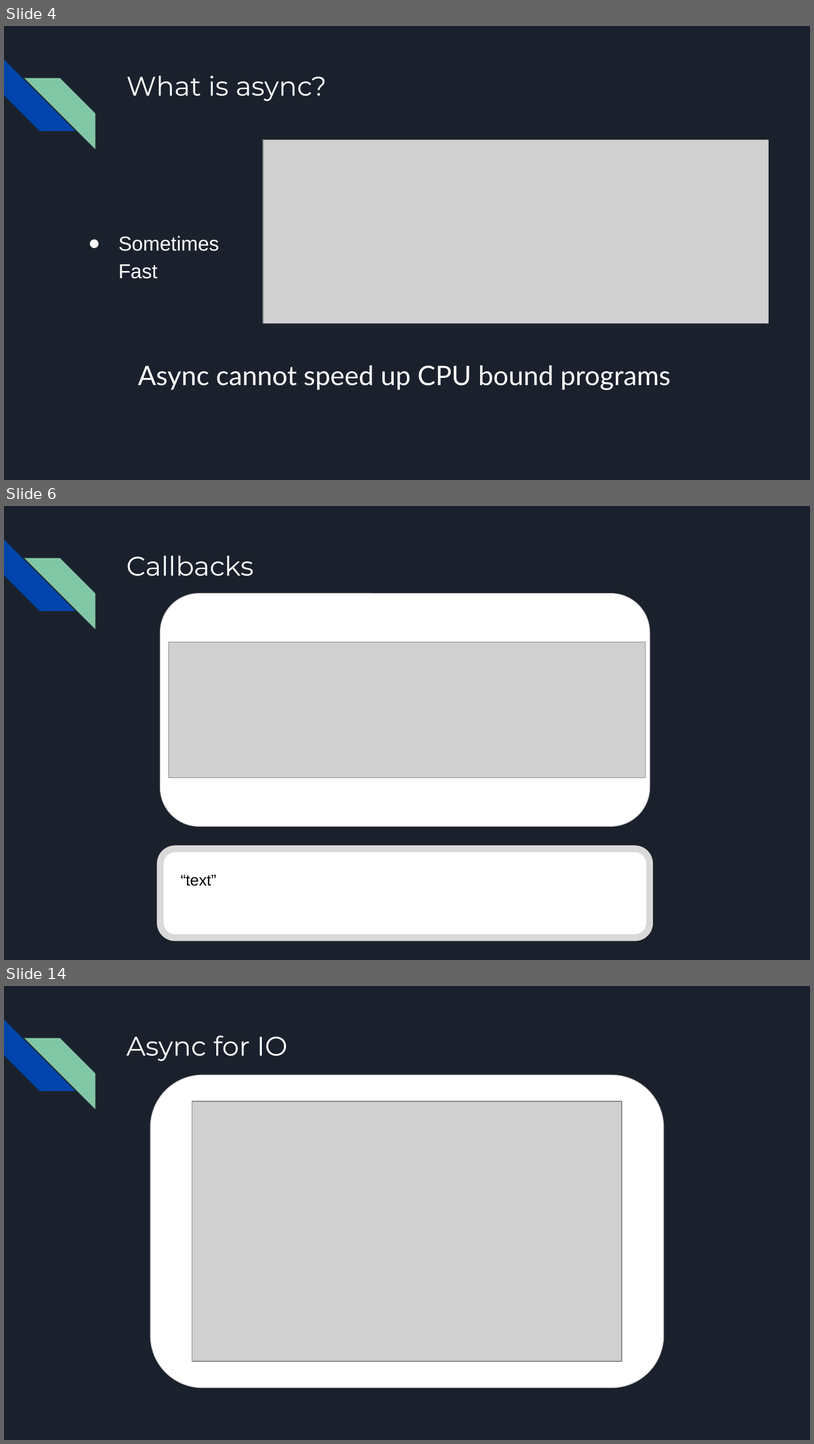
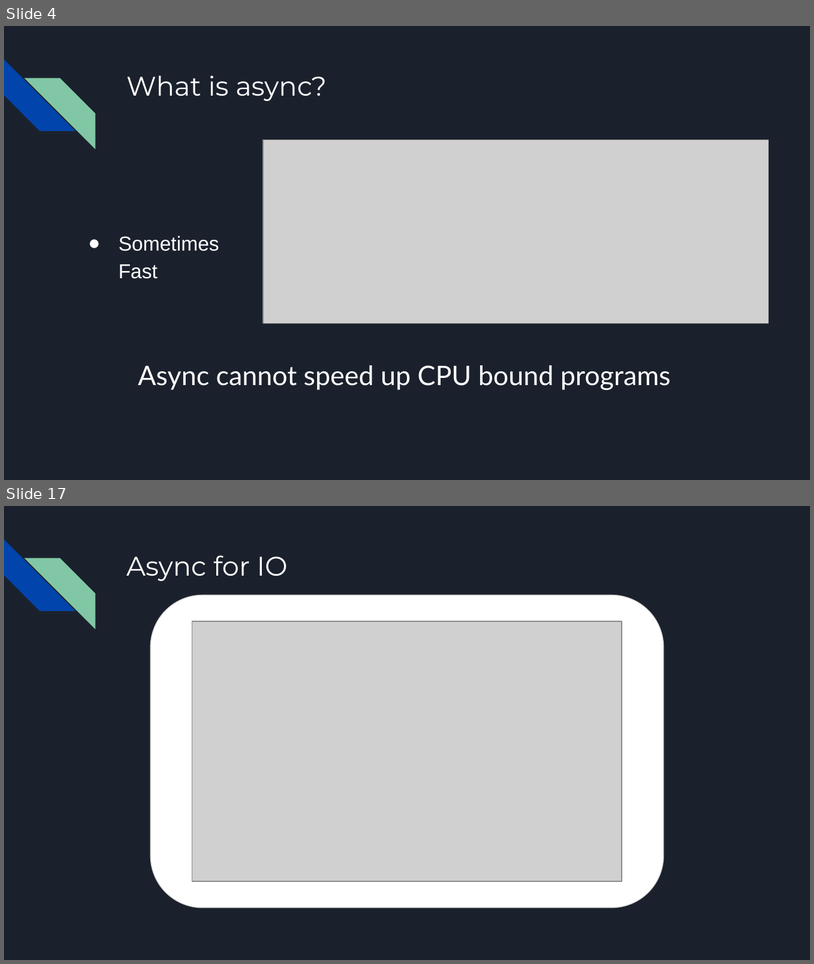
Before and after one commit to tylerjohnhaden/AsyncPresentation, a slide deck: AsyncPresentation.pptx. Shown one above the other, each under a label of ours: slides 4, 6 and 14 before the commit, slides 4 and 17 after it; the slides between them are not shown. The pictures are 814x1444 and 814x964 pixels, drawn with LibreOffice and Linux fonts; fonts in the diff are those of the drawing; grey boxes stand for pictures. Boxes give left, top, right and bottom in pixels: in the first picture for what was removed or moved away, otherwise in the second. Text is boxed around its words. In the diff, an @@ line names an element or a change of style, - is before the commit and + after.

```diff
--- a/AsyncPresentation.pptx
+++ b/AsyncPresentation.pptx
@@ slide 6 removed at (4, 506, 810, 960), background #1B212C; not listed: 2 template elements that a slide beside it also shows @@
@@ title removed at (126, 555, 254, 576) @@
-Callbacks
@@ rounded rectangle removed at (161, 593, 650, 825) @@
@@ picture removed at (168, 642, 646, 777) @@
@@ rounded rectangle removed at (161, 849, 650, 937) @@
@@ text removed at (181, 874, 217, 886) @@
-“text”
@@ what was slide 14 is now slide 17 @@
```
Also in this commit, not shown: 3 slides changed, 14 slides added, 9 other slides removed.
